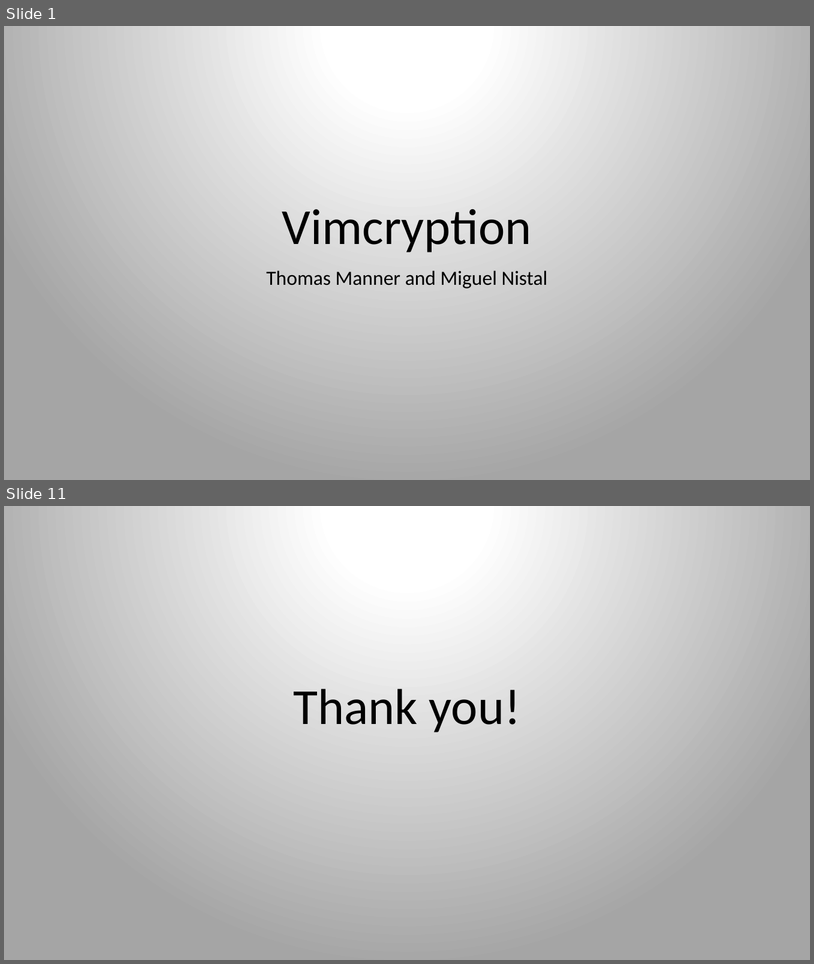
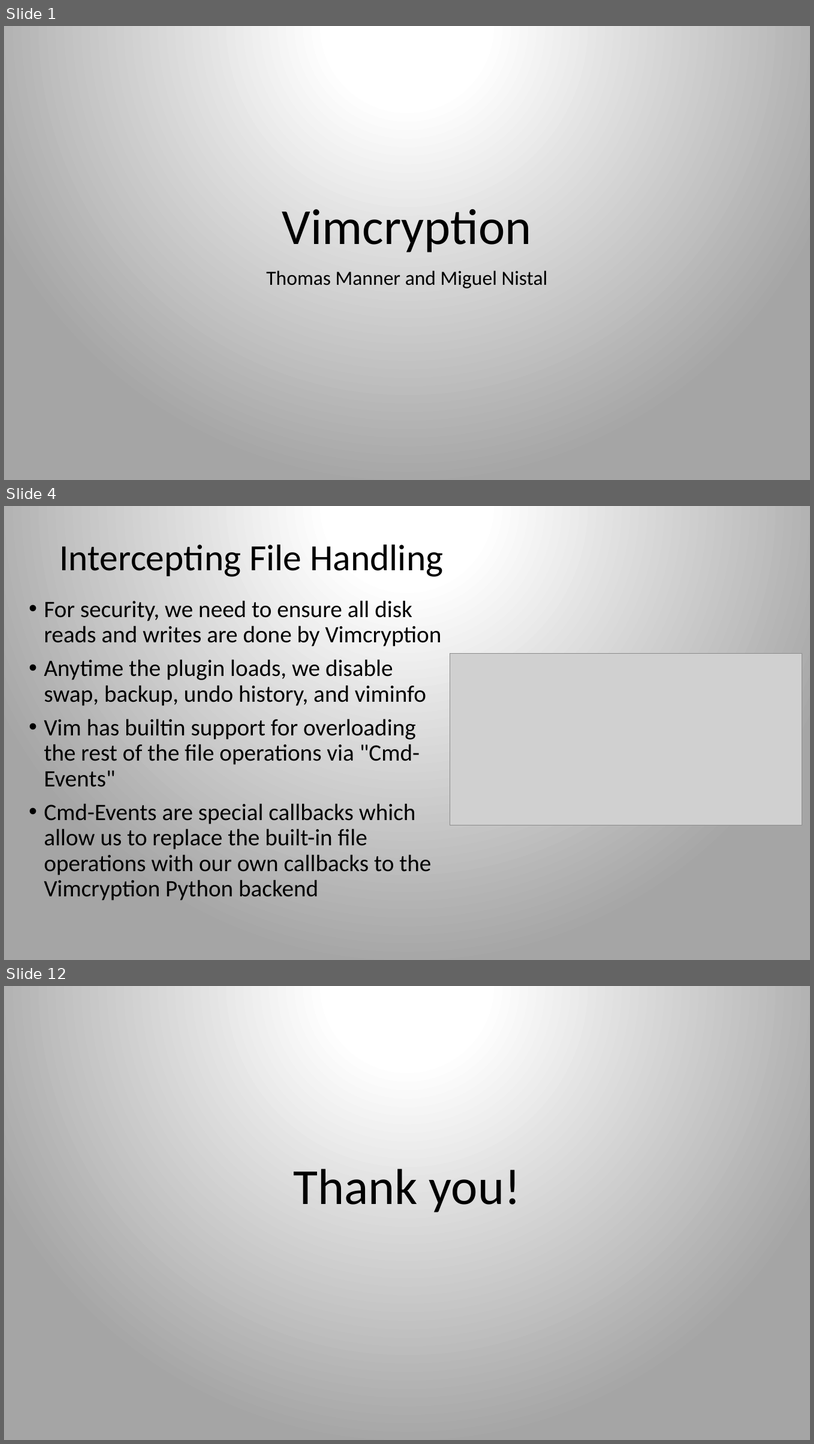
Before and after one commit to manistal/vimcryption, a slide deck: doc/final/FinalPresentation_Vimcryption.pptx. Shown one above the other, each under a label of ours: slides 1 and 11 before the commit, slides 1, 4 and 12 after it; the slides between them are not shown. The pictures are 814x964 and 814x1444 pixels, drawn with LibreOffice and Linux fonts; fonts in the diff are those of the drawing; grey boxes stand for pictures. Boxes give left, top, right and bottom in pixels: in the first picture for what was removed or moved away, otherwise in the second. Text is boxed around its words. In the diff, an @@ line names an element or a change of style, - is before the commit and + after.

```diff
--- a/doc/final/FinalPresentation_Vimcryption.pptx
+++ b/doc/final/FinalPresentation_Vimcryption.pptx
@@ slide 4 added at box(4, 506, 810, 960), background gradient #FFFFFF to #A5A5A5 @@
@@ title added at box(60, 544, 443, 577), 44 pt, text #000000 @@
+Intercepting File Handling
@@ text added at box(44, 600, 442, 900), 28 pt, text #000000 @@
+• For security, we need to ensure all disk reads and writes are done by Vimcryption
+• Anytime the plugin loads, we disable swap, backup, undo history, and viminfo
+• Vim has builtin support for overloading the rest of the file operations via "Cmd-Events"
+• Cmd-Events are special callbacks which allow us to replace the built-in file operations with our own callbacks to the Vimcryption Python backend
@@ picture added at box(450, 654, 803, 825) @@
@@ what was slide 11 is now slide 12 @@
```
Also in this commit, not shown: 8 slides changed, 2 other slides added, 1 slide removed, 2 other files.
